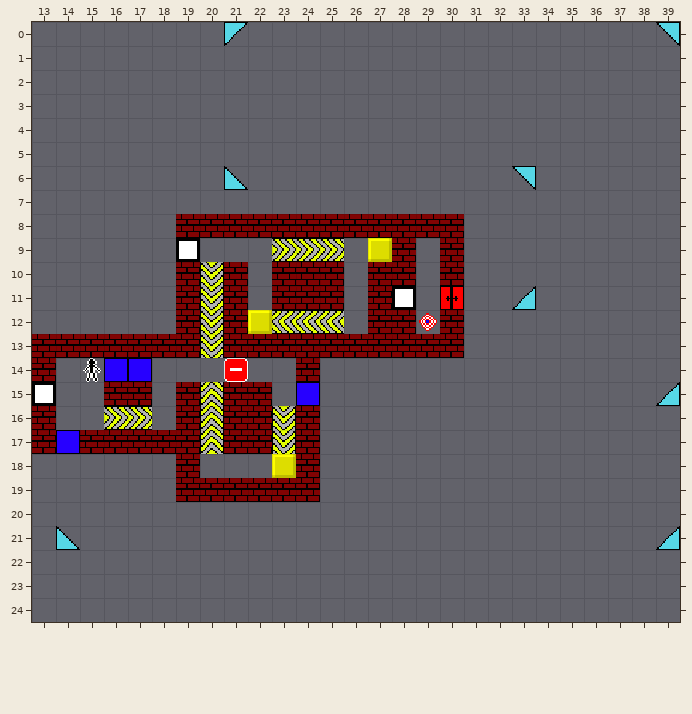
A Tiled map gets an edit: PuzzleTester/maps/map016.tmx. Above is the file before it was changed.
Cells are 16x16 px. Shown: x 13..39, y 0..24.
The same view after the edit:
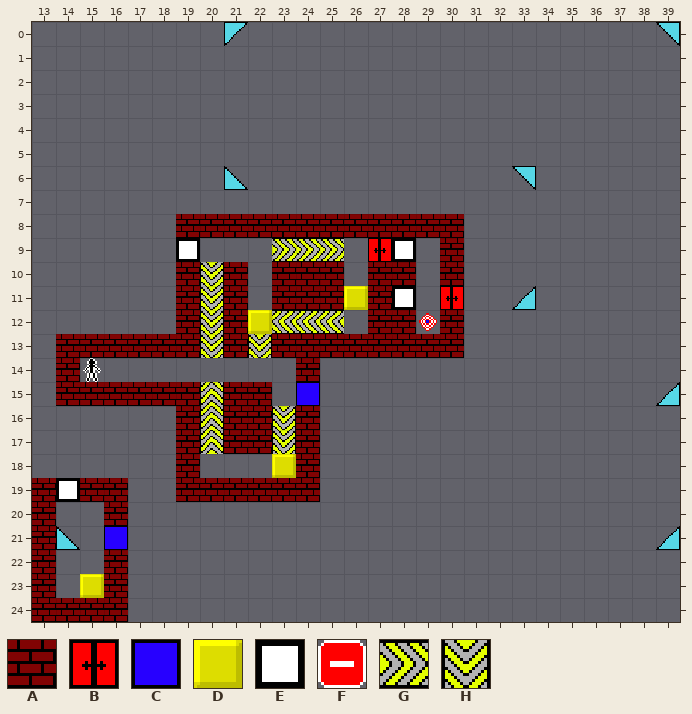
Key: from "tiles": A 0, B 1, C 2, D 4, E 6, F 18, G 33, H 34.
_ is an empty cell, . an unchanged one.
From old to new:
--- layer "tiles"
@@ x 28..28 @@
- 9 A
+ 9 E
@@ x 13..22 @@
-13 A........A
-14 A_.CC.....
-15 E__.._....
-16 A.........
-17 ACAAAA....
+13 _........_
+14 _A.__.....
+15 _AA..A....
+16 _.........
+17 ______....
@@ x 13..16 @@
-19 ____
-20 _.._
-21 _.._
-22 _.._
-23 _.._
-24 ____
+19 AEAA
+20 A..A
+21 A..C
+22 A..A
+23 A..A
+24 AAAA
--- layer "pieces"
@@ x 27..27 @@
- 9 D
+ 9 B
@@ x 26..26 @@
-11 _
+11 D
@@ x 21..22 @@
-13 ._
-14 F.
+13 .H
+14 _.
@@ x 16..17 @@
-16 GG
+16 __
@@ x 15..15 @@
-23 _
+23 D
Changed places in both pictures, as pixel boxes (x1, y1, x2, y2):
changed: (368, 238, 416, 262)
added: (344, 286, 368, 310)
changed: (32, 334, 176, 454)
changed: (224, 334, 272, 382)
added: (32, 478, 128, 622)
